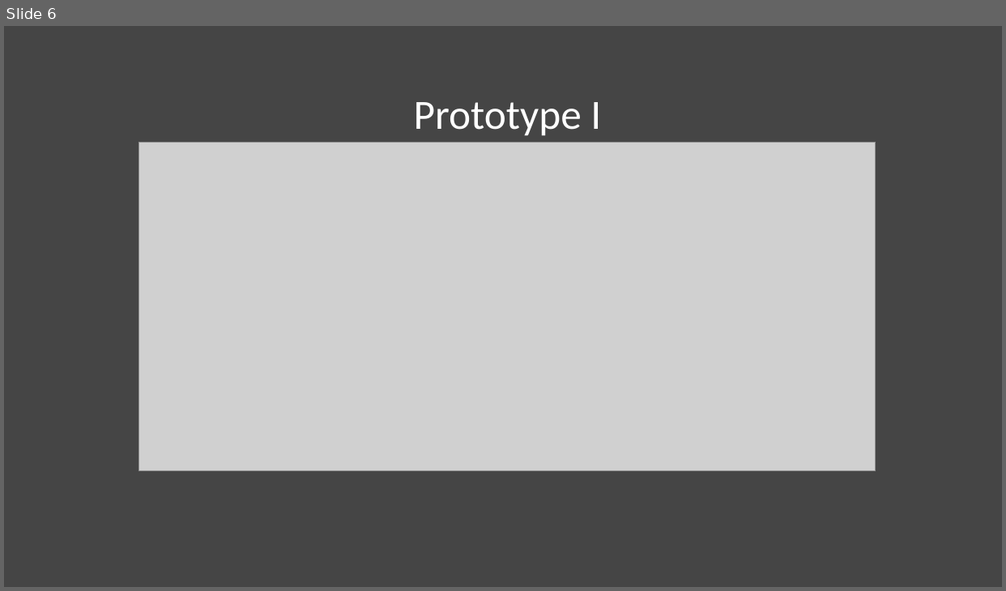
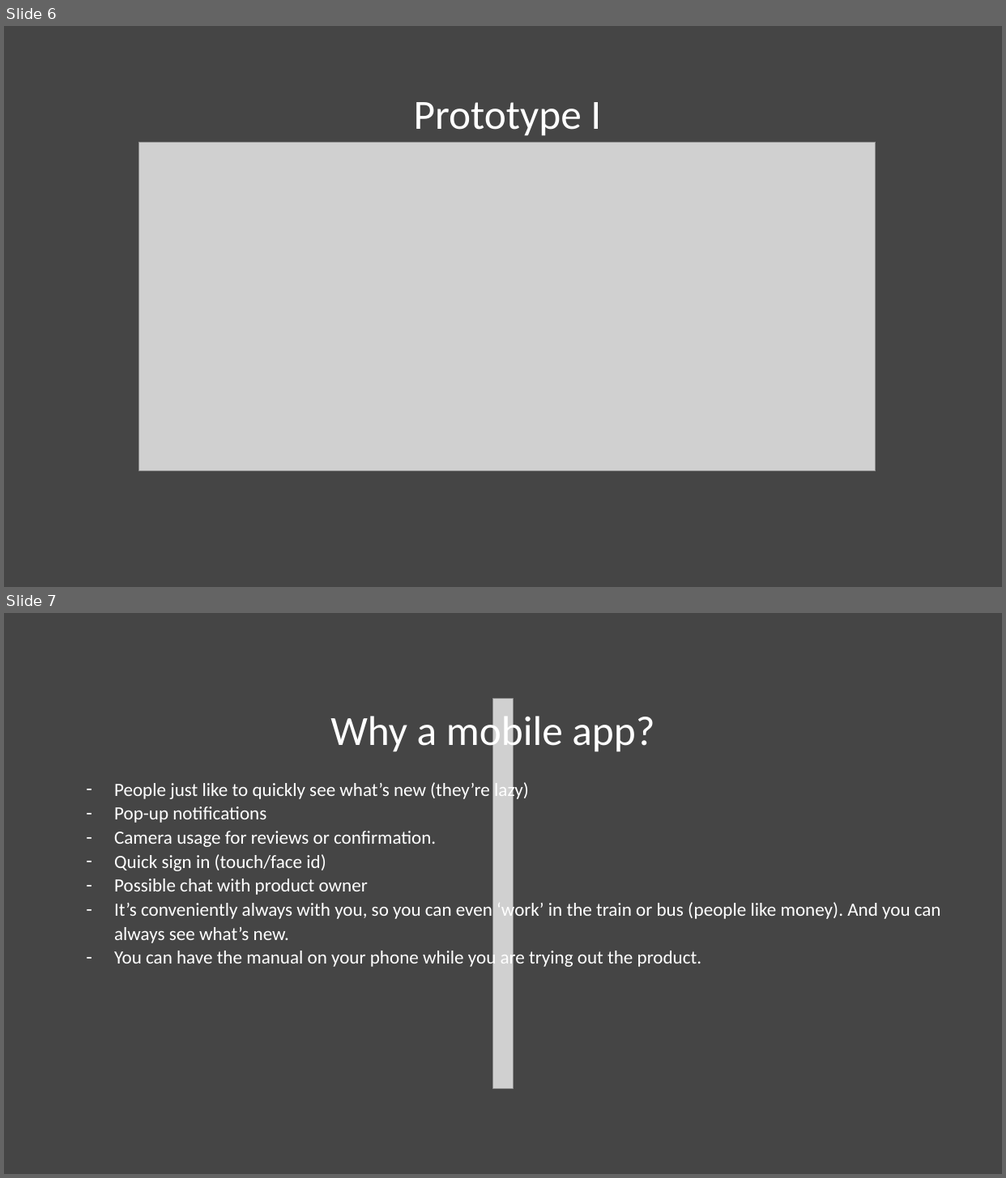
Before and after one commit to pietermn/SM4groep10, a slide deck: Kick-off/Pressure Cooker.pptx. Shown one above the other, each under a label of ours: slide 6 before the commit, slides 6 and 7 after it. The pictures are 1006x591 and 1006x1178 pixels, drawn with LibreOffice and Linux fonts; fonts in the diff are those of the drawing; grey boxes stand for pictures. Boxes give left, top, right and bottom in pixels: in the first picture for what was removed or moved away, otherwise in the second. Text is boxed around its words. In the diff, an @@ line names an element or a change of style, - is before the commit and + after.

```diff
--- a/Kick-off/Pressure Cooker.pptx
+++ b/Kick-off/Pressure Cooker.pptx
@@ slide 7 added at [4, 613, 1002, 1174], background #454545 @@
@@ picture added at [493, 699, 513, 1089] @@
@@ text added at [330, 710, 654, 755], 40 pt, text #FFFFFF @@
+Why a mobile app?
@@ text added at [114, 780, 941, 969], 18 pt, text #FFFFFF @@
+– People just like to quickly see what’s new (they’re lazy)
+– Pop-up notifications
+– Camera usage for reviews or confirmation.
+– Quick sign in (touch/face id)
+– Possible chat with product owner
+– It’s conveniently always with you, so you can even ‘work’ in the train or bus (people like money). And you can always see what’s new.
+– You can have the manual on your phone while you are trying out the product.
```
Also in this commit, not shown: 1 other slide added, 1 other file.
